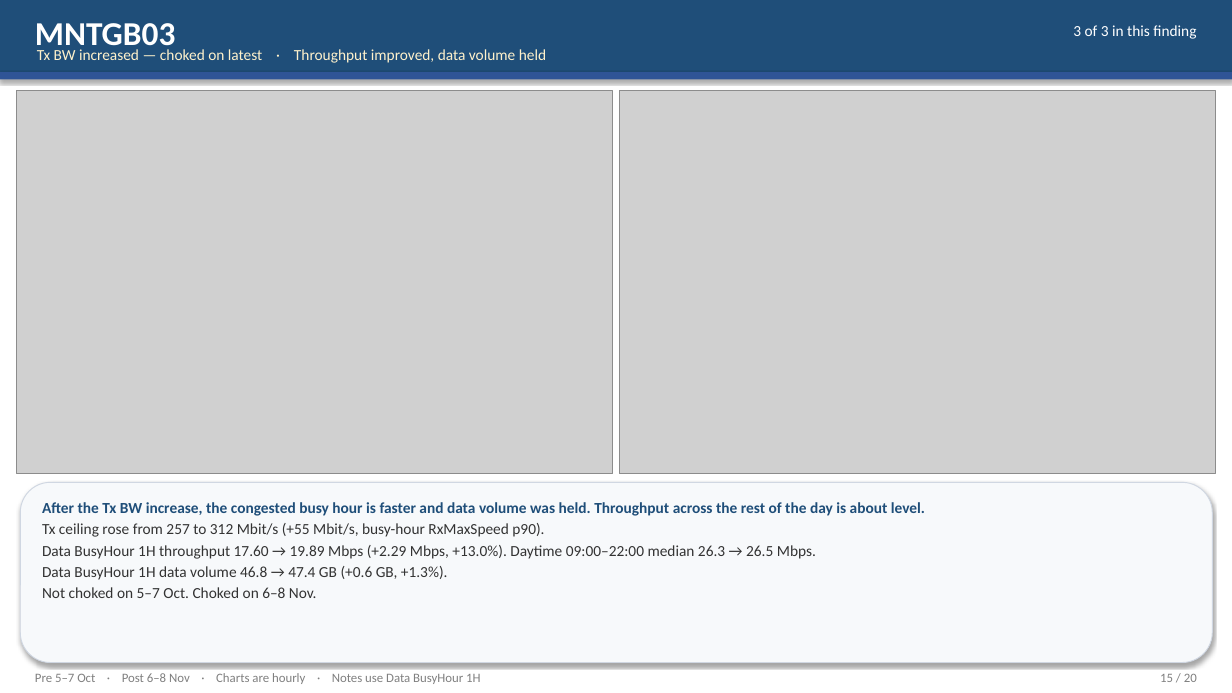
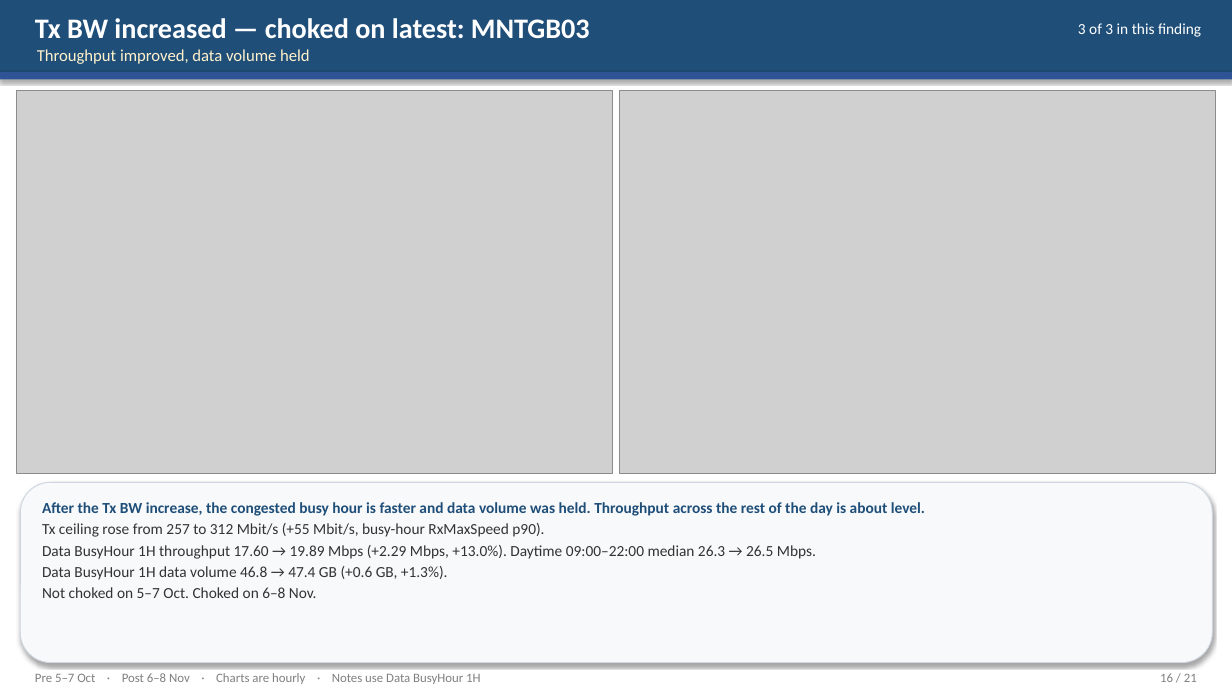
Before and after one commit to miles4482/Transport-Network-KPI-Check, a slide deck: slide 16 of Comparison_v1_Findings_5Oct_vs_6Nov.pptx (slide 15 before the commit). Drawn at 1232x693 pixels with LibreOffice and Linux fonts; fonts in the diff are those of the drawing; grey boxes stand for pictures. Boxes give left, top, right and bottom in pixels: in the first picture for what was removed or moved away, otherwise in the second. Text is boxed around its words. In the diff, an @@ line names an element or a change of style, - is before the commit and + after.

```diff
--- a/Comparison_v1_Findings_5Oct_vs_6Nov.pptx
+++ b/Comparison_v1_Findings_5Oct_vs_6Nov.pptx
@@ text at (35, 18, 590, 39): text changed; size 26 to 22 pt @@
-MNTGB03
+Tx BW increased — choked on latest: MNTGB03
@@ text "3 of 3 in this ...": place and size @@
-text "3 of 3 in this ..." at (1073, 25, 1196, 39)
+text "3 of 3 in this ..." at (1078, 23, 1201, 37)
@@ text at (37, 49, 310, 64): text changed; size 12 to 13 pt @@
-Tx BW increased — choked on latest · Throughput improved, data volume held
+Throughput improved, data volume held
@@ text at (1160, 673, 1197, 682): text changed @@
-15 / 20
+16 / 21
```
Also in this commit, not shown: 19 other slides changed, 1 slide added, 1 other file.
